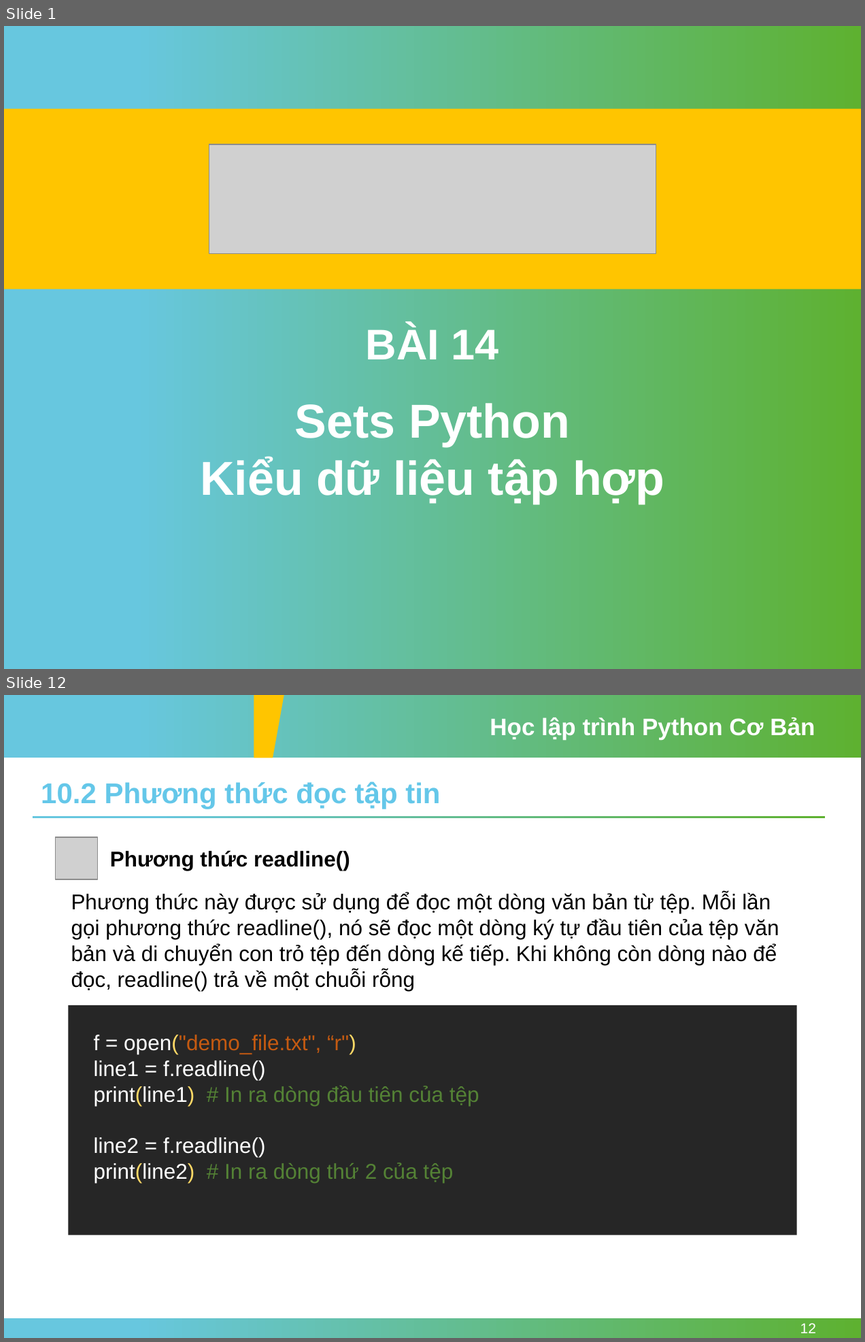
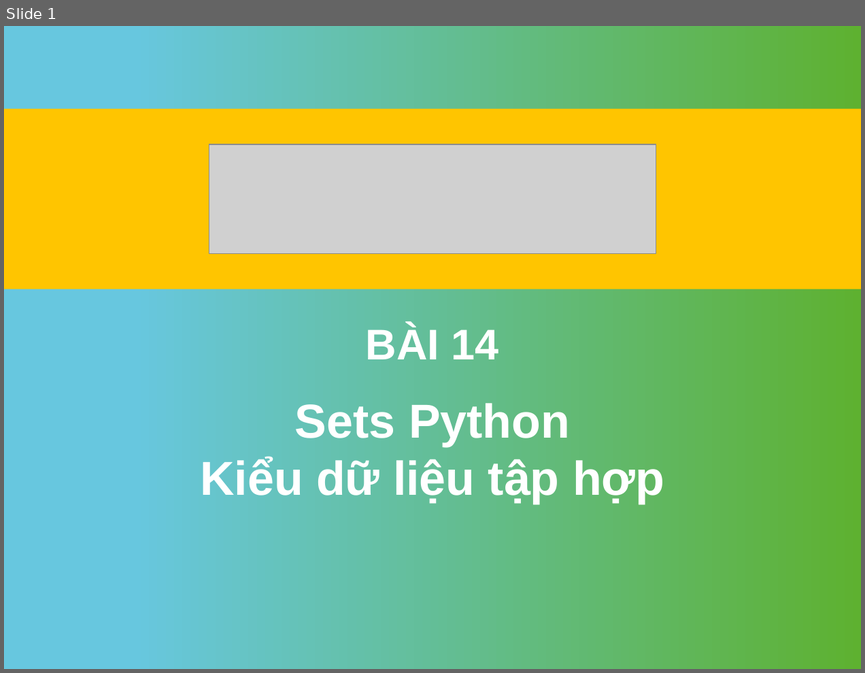
Before and after one commit to nhannn87dn/Learn-Python-Basic, a slide deck: Session-14-Sets/Session-14-Sets-Python.pptx. Shown one above the other, each under a label of ours: slides 1 and 12 before the commit, slide 1 after it; the slides between them are not shown. The pictures are 865x1342 and 865x673 pixels, drawn with LibreOffice and Linux fonts; fonts in the diff are those of the drawing; grey boxes stand for pictures; background and template pictures are left out. Boxes give left, top, right and bottom in pixels: in the first picture for what was removed or moved away, otherwise in the second. Text is boxed around its words. In the diff, an @@ line names an element or a change of style, - is before the commit and + after.

```diff
--- a/Session-14-Sets/Session-14-Sets-Python.pptx
+++ b/Session-14-Sets/Session-14-Sets-Python.pptx
@@ slide 12 removed at [4,695,861,1338], background #FFFFFF @@
@@ rectangle removed at [4,695,861,758] @@
@@ freeform shape removed at [254,695,284,758] @@
@@ text removed at [490,717,815,740] @@
-Học lập trình Python Cơ Bản
@@ text removed at [41,781,440,809] @@
-10.2 Phương thức đọc tập tin
@@ rectangle removed at [33,816,825,818] @@
@@ picture removed at [56,837,97,879] @@
@@ text removed at [110,851,350,870] @@
-Phương thức readline()
@@ text removed at [71,892,779,991] @@
-Phương thức này được sử dụng để đọc một dòng văn bản từ tệp. Mỗi lần gọi phương thức readline(), nó sẽ đọc một dòng ký tự đầu tiên của tệp văn bản và di chuyển con trỏ tệp đến dòng kế tiếp. Khi không còn dòng nào để đọc, readline() trả về một chuỗi rỗng
@@ rectangle removed at [68,1005,797,1235] @@
@@ text removed at [94,1034,479,1183] @@
-f = open("demo_file.txt", “r")
-line1 = f.readline()
-print(line1) # In ra dòng đầu tiên của tệp
-line2 = f.readline()
-print(line2) # In ra dòng thứ 2 của tệp
@@ rectangle removed at [4,1318,861,1338] @@
@@ page number removed at [800,1323,816,1333] @@
-12
```
Also in this commit, not shown: 3 slides changed, 7 slides added, 16 other slides removed, 11 other files.
